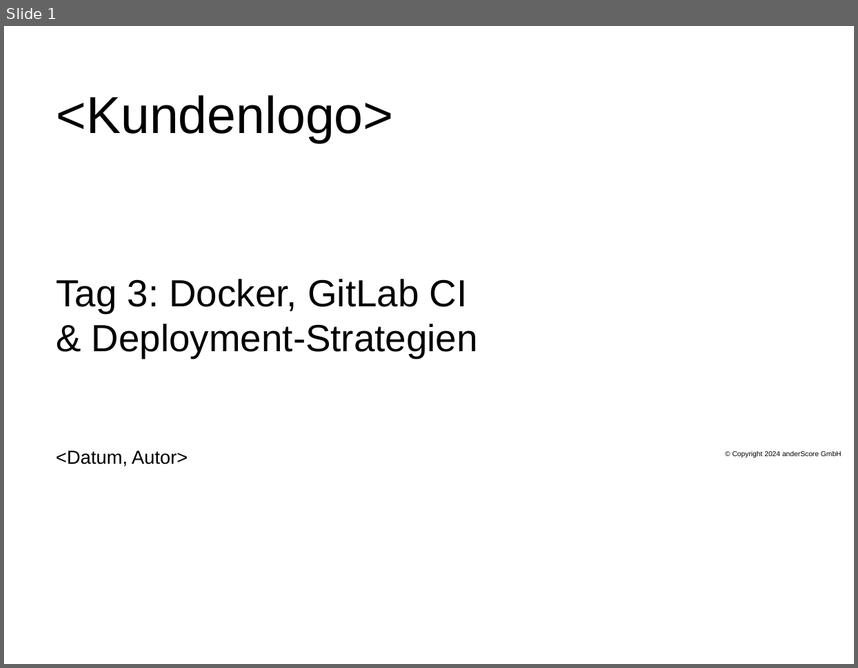
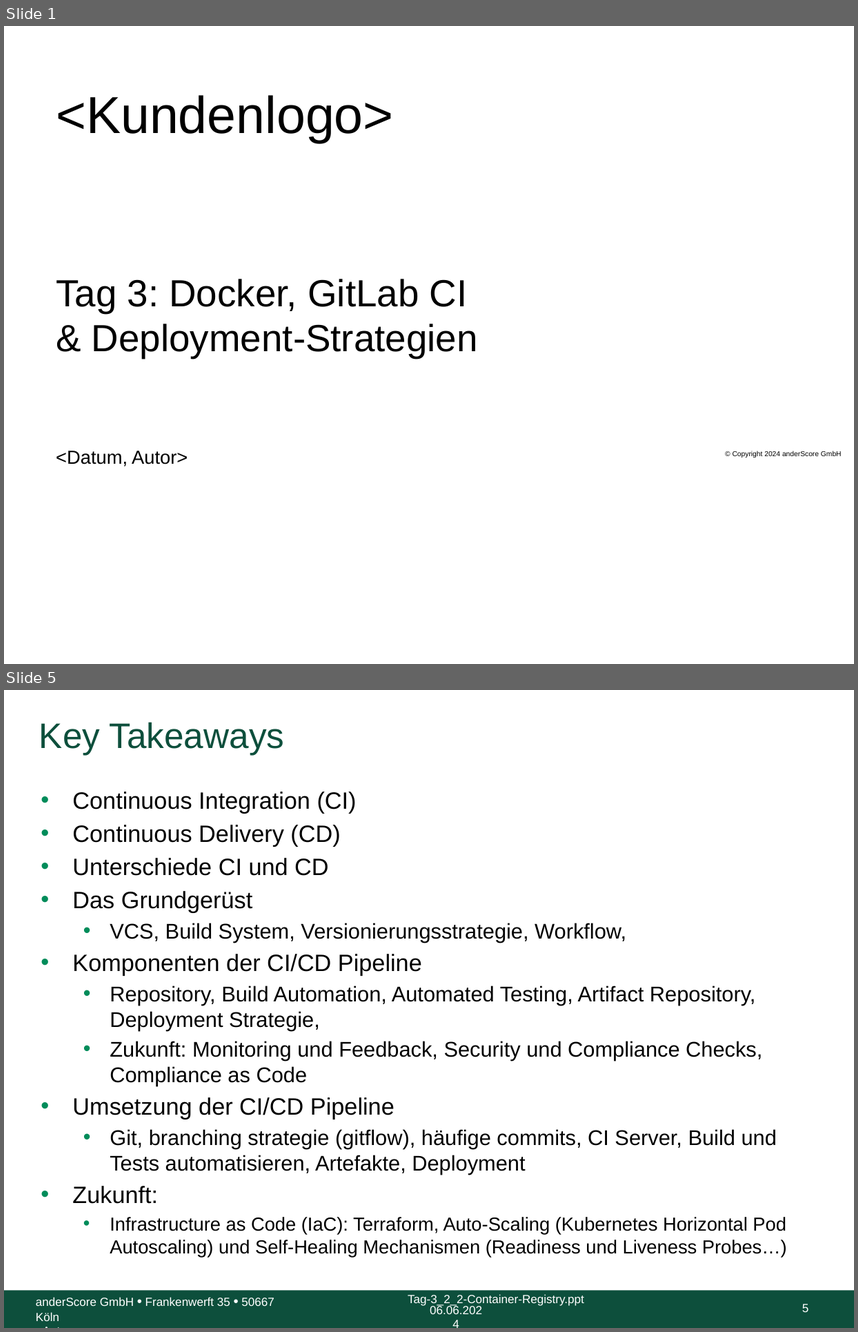
Before and after one commit to anderscore-gmbh/gitlab, a slide deck: slides/Tag-3_5-Abschluss.pptx. Shown one above the other, each under a label of ours: slide 1 before the commit, slides 1 and 5 after it; the slides between them are not shown. The pictures are 858x668 and 858x1332 pixels, drawn with LibreOffice and Linux fonts; fonts in the diff are those of the drawing; background and template pictures are left out. Boxes give left, top, right and bottom in pixels: in the first picture for what was removed or moved away, otherwise in the second. Text is boxed around its words. In the diff, an @@ line names an element or a change of style, - is before the commit and + after.

```diff
--- a/slides/Tag-3_5-Abschluss.pptx
+++ b/slides/Tag-3_5-Abschluss.pptx
@@ slide 5 added at box(4, 690, 854, 1328), background #FFFFFF @@
@@ title added at box(39, 722, 285, 755), 30 pt, text #0D4F3C @@
+Key Takeaways
@@ text added at box(72, 791, 787, 1256), 18 pt, text #000000 @@
+• Continuous Integration (CI)
+• Continuous Delivery (CD)
+• Unterschiede CI und CD
+• Das Grundgerüst
+  • VCS, Build System, Versionierungsstrategie, Workflow,
+• Komponenten der CI/CD Pipeline
+  • Repository, Build Automation, Automated Testing, Artifact Repository, Deployment Strategie,
+  • Zukunft: Monitoring und Feedback, Security und Compliance Checks, Compliance as Code
+• Umsetzung der CI/CD Pipeline
+  • Git, branching strategie (gitflow), häufige commits, CI Server, Build und Tests automatisieren, Artefakte, Deployment
+• Zukunft:
+  • Infrastructure as Code (IaC): Terraform, Auto-Scaling (Kubernetes Horizontal Pod Autoscaling) und Self-Healing Mechanismen (Readiness und Liveness Probes…)
@@ rectangle added at box(4, 1290, 854, 1328), fill #0D4F3C @@
@@ text added at box(36, 1297, 274, 1321), 10 pt, text #FFFFFF @@
+anderScore GmbH • Frankenwerft 35 • 50667 Köln
+<Autor>
@@ text added at box(408, 1294, 584, 1305), 10 pt, text #FFFFFF @@
+Tag-3_2_2-Container-Registry.ppt
@@ text added at box(430, 1304, 482, 1314), 10 pt, text #FFFFFF @@
+06.06.2024
@@ page number added at box(802, 1303, 809, 1312), 10 pt, text #FFFFFF @@
+5
```
Also in this commit, not shown: 10 slides changed, 1 other slide added.
